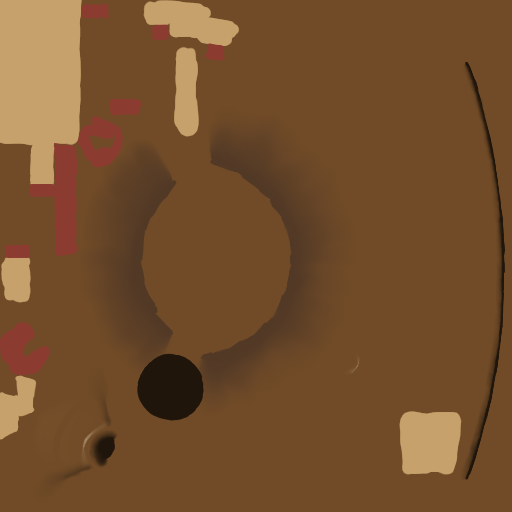
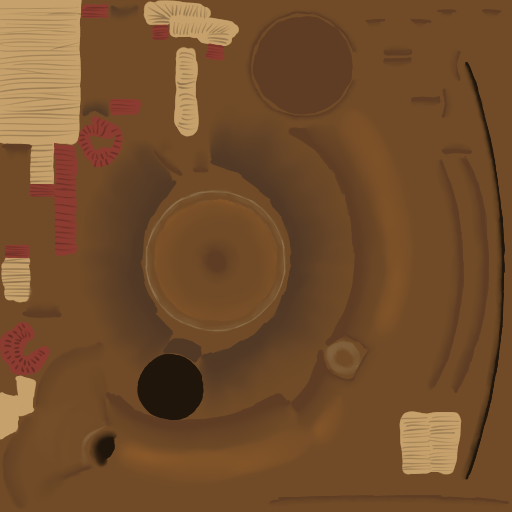
The second 512 × 512 image is a revision of the first. Changes to its layers:
painted on "Capa de pintura 3" over [0, 64, 448, 509]
painted on "Capa de pintura 2" over [0, 3, 509, 509]
painted on "Capa de pintura 1" over [0, 3, 509, 509]